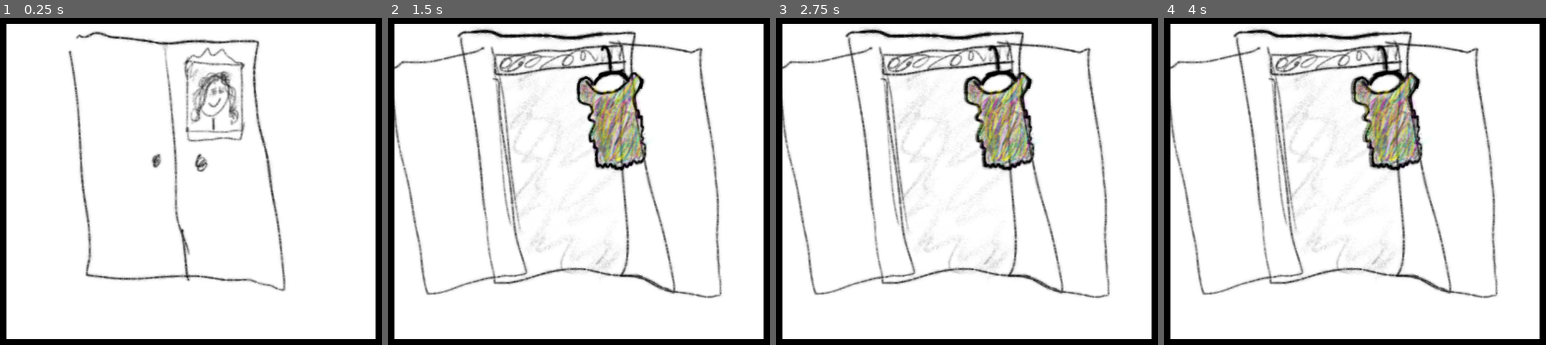
Above: before the commit, frames 1-4 (left to right).
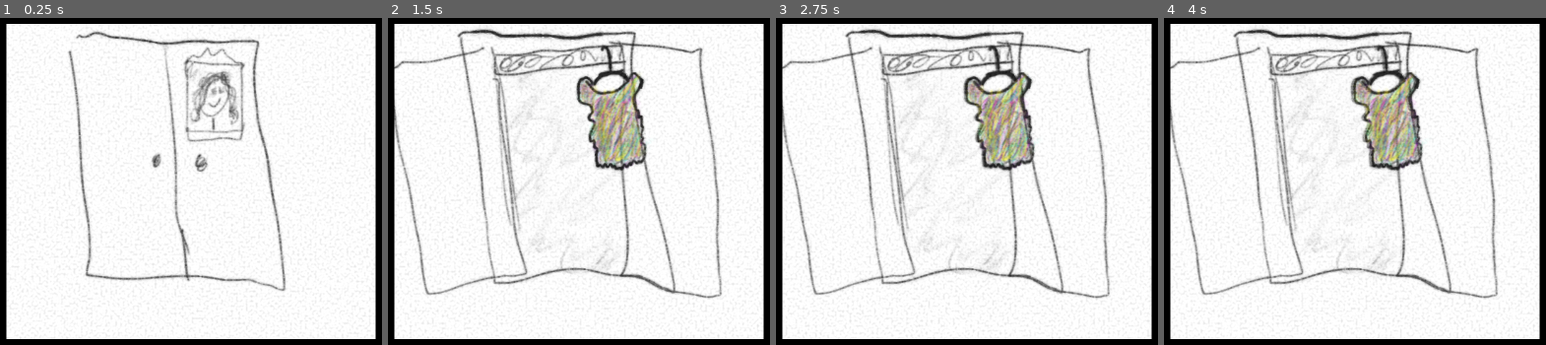
Above: after the commit, the same moments.

Repository: jdcalvelli/prototype-studio-prompt-3
Game: Godot game, scene res://scenes/IntroScene.tscn
Same seed, same stepped clock (60 frames per second), same inputs: the game is played once before the commit and once after it.
Inputs (mouse positions are in pixels of both pictures, inside the frame that each line leads up to):
- Up to frame 1 (0.25 s): no input
- Up to frame 2 (1.5 s): move the mouse to (567, 165) at 0.52 s; press the mouse at (567, 165) at 0.53 s; move the mouse to (613, 119) at 1.27 s; release the mouse at (613, 119) at 1.28 s; tap R (r_button) at 1.35 s; click (613, 119) at 1.42 s
- Up to frame 3 (2.75 s): press the mouse at (1001, 119) at 2.03 s
- Up to frame 4 (4 s): release the mouse at (1389, 119) at 2.78 s; tap R (r_button) at 2.85 s; click (1389, 119) at 2.92 s; press the mouse at (1389, 119) at 3.53 s

The runs differ from the first frame. In frame 1, 0.3% of the frame differs, in the area x 11-88%, y 4-90%; in frame 2, 1.7%; in frame 3, 1.8%; in frame 4, 1.8%, in the area x 12-87%, y 3-98%.

Commit message:
adding film grain

Diff:
--- /dev/null
+++ b/prefabs/film_grain.tscn
@@ -0,0 +1,37 @@
+[gd_scene load_steps=8 format=3 uid="uid://clwe44nem2j8n"]
+
+[ext_resource type="Texture2D" uid="uid://d123cil7m427h" path="res://assets/noiseTexture-2.png" id="1_og6vd"]
+[ext_resource type="Texture2D" uid="uid://dnc8bo8d6bsfm" path="res://assets/noiseTexture-3.png" id="2_stbkl"]
+[ext_resource type="Texture2D" uid="uid://dj687j6je7ugk" path="res://assets/noiseTexture-4.png" id="3_0jflr"]
+[ext_resource type="Texture2D" uid="uid://c3vrxq74fquiv" path="res://assets/noiseTexture-5.png" id="4_w4057"]
+[ext_resource type="Texture2D" uid="uid://dwvgcwk511e1d" path="res://assets/noiseTexture.png" id="5_q5kct"]
+[ext_resource type="Script" path="res://scripts/AnimatedSprite2D.gd" id="6_1i4uy"]
+
+[sub_resource type="SpriteFrames" id="SpriteFrames_7e6gx"]
+animations = [{
+"frames": [{
+"duration": 1.0,
+"texture": ExtResource("1_og6vd")
+}, {
+"duration": 1.0,
+"texture": ExtResource("2_stbkl")
+}, {
+"duration": 1.0,
+"texture": ExtResource("3_0jflr")
+}, {
+"duration": 1.0,
+"texture": ExtResource("4_w4057")
+}, {
+"duration": 1.0,
+"texture": ExtResource("5_q5kct")
+}],
+"loop": true,
+"name": &"default",
+"speed": 10.0
+}]
+
+[node name="FilmGrain" type="AnimatedSprite2D"]
+modulate = Color(1, 1, 1, 0.156863)
+sprite_frames = SubResource("SpriteFrames_7e6gx")
+frame_progress = 0.00430563
+script = ExtResource("6_1i4uy")
--- a/scenes/IntroScene.tscn
+++ b/scenes/IntroScene.tscn
@@ -1,10 +1,11 @@
-[gd_scene load_steps=8 format=3 uid="uid://lgadsexsexbe"]
+[gd_scene load_steps=9 format=3 uid="uid://lgadsexsexbe"]
 
 [ext_resource type="Texture2D" uid="uid://d3kmo5h6n31du" path="res://assets/prototype 3 - krita/layer-exports/Background.PNG" id="1_xtpok"]
 [ext_resource type="Texture2D" uid="uid://dw6qvtgqjl0ms" path="res://assets/prototype 3 - krita/layer-exports/closed closet.PNG" id="2_bthou"]
 [ext_resource type="Texture2D" uid="uid://mblv5serboak" path="res://assets/prototype 3 - krita/layer-exports/young woman mirror.PNG" id="3_donxh"]
 [ext_resource type="Texture2D" uid="uid://djjllr27ie7e7" path="res://assets/600x512.png" id="4_fsskv"]
 [ext_resource type="Script" path="res://scripts/OpenCloset.gd" id="5_nsar7"]
+[ext_resource type="PackedScene" uid="uid://clwe44nem2j8n" path="res://prefabs/film_grain.tscn" id="6_6f3r2"]
 
 [sub_resource type="CanvasItemMaterial" id="CanvasItemMaterial_0pp5l"]
 light_mode = 2
@@ -42,3 +43,5 @@
 [node name="CollisionShape2D" type="CollisionShape2D" parent="OpenCloset"]
 position = Vector2(-19.5, -28)
 shape = SubResource("RectangleShape2D_rq07t")
+
+[node name="FilmGrain" parent="." instance=ExtResource("6_6f3r2")]
--- a/scenes/main_scene.tscn
+++ b/scenes/main_scene.tscn
@@ -10,6 +10,7 @@
 [ext_resource type="Texture2D" uid="uid://do5y7op61sx20" path="res://assets/prototype 3 - krita/layer-exports/green dress.PNG" id="6_lboft"]
 [ext_resource type="Texture2D" uid="uid://hoppa7onnius" path="res://assets/prototype 3 - krita/layer-exports/purple dress.PNG" id="8_lpon1"]
 [ext_resource type="Texture2D" uid="uid://cg1crqlxml5iq" path="res://assets/prototype 3 - krita/layer-exports/yellow dress.PNG" id="9_xb7rs"]
+[ext_resource type="PackedScene" uid="uid://clwe44nem2j8n" path="res://prefabs/film_grain.tscn" id="11_nhx7i"]
 
 [sub_resource type="CanvasItemMaterial" id="CanvasItemMaterial_i6iba"]
 light_mode = 2
@@ -65,3 +66,6 @@
 position = Vector2(60, -100)
 texture = ExtResource("9_xb7rs")
 thisDressNum = 1
+
+[node name="FilmGrain" parent="." instance=ExtResource("11_nhx7i")]
+modulate = Color(1, 1, 1, 0.156863)
--- /dev/null
+++ b/scripts/AnimatedSprite2D.gd
@@ -0,0 +1,4 @@
+extends AnimatedSprite2D
+
+func _ready():
+	play("default")
--- a/scripts/main_scene.gd
+++ b/scripts/main_scene.gd
@@ -10,12 +10,20 @@
 func _on_last_dress(dressNum:int):
 	if dressNum == 7:
 		var tween = create_tween()
+		tween.set_parallel(true)
 		tween.tween_property(
 			$PointLight2D,
 			"texture_scale",
 			2.2,
 			aspectRatioTiming
 			)
+		tween.tween_property(
+			$FilmGrain,
+			"modulate",
+			Color(0, 0, 0, 0),
+			aspectRatioTiming / 2
+		)
+		tween.set_parallel(false)
 		tween.tween_interval(
 			waitTime
 			)
Binary file added: assets/noiseTexture-2.png
Not shown, added: assets/noiseTexture-2.png.import
Binary file added: assets/noiseTexture-3.png
Not shown, added: assets/noiseTexture-3.png.import
Binary file added: assets/noiseTexture-4.png
Not shown, added: assets/noiseTexture-4.png.import
Binary file added: assets/noiseTexture-5.png
Not shown, added: assets/noiseTexture-5.png.import
Binary file added: assets/noiseTexture.png
Not shown, added: assets/noiseTexture.png.import
Not shown: 1 places in scenes/main_scene.tscn that only renumber resources
